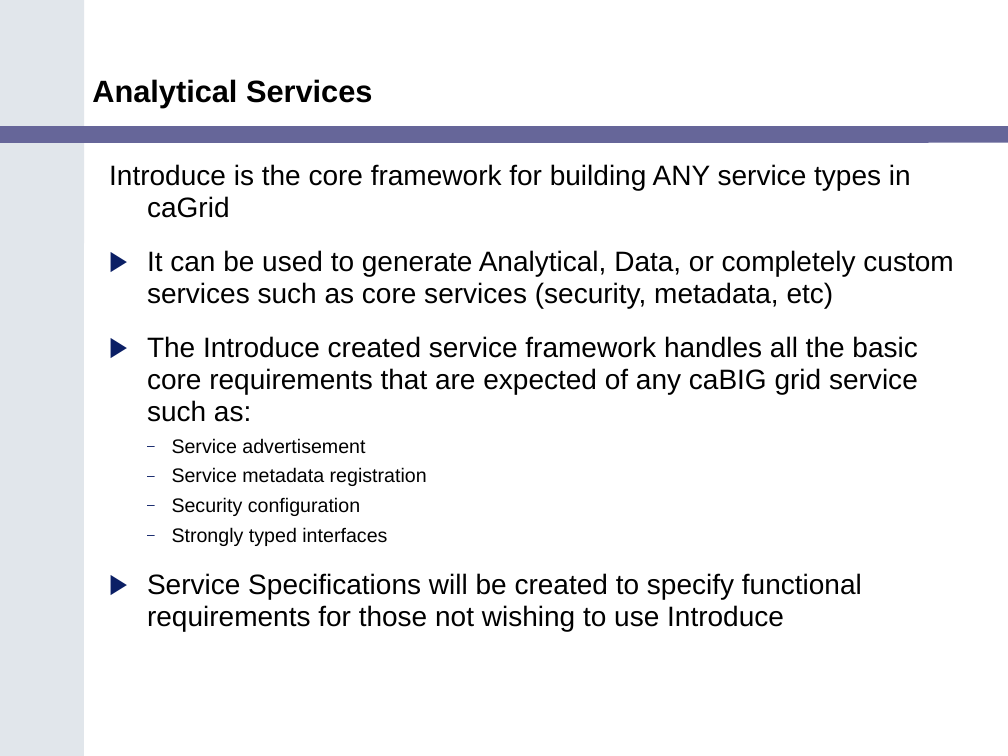
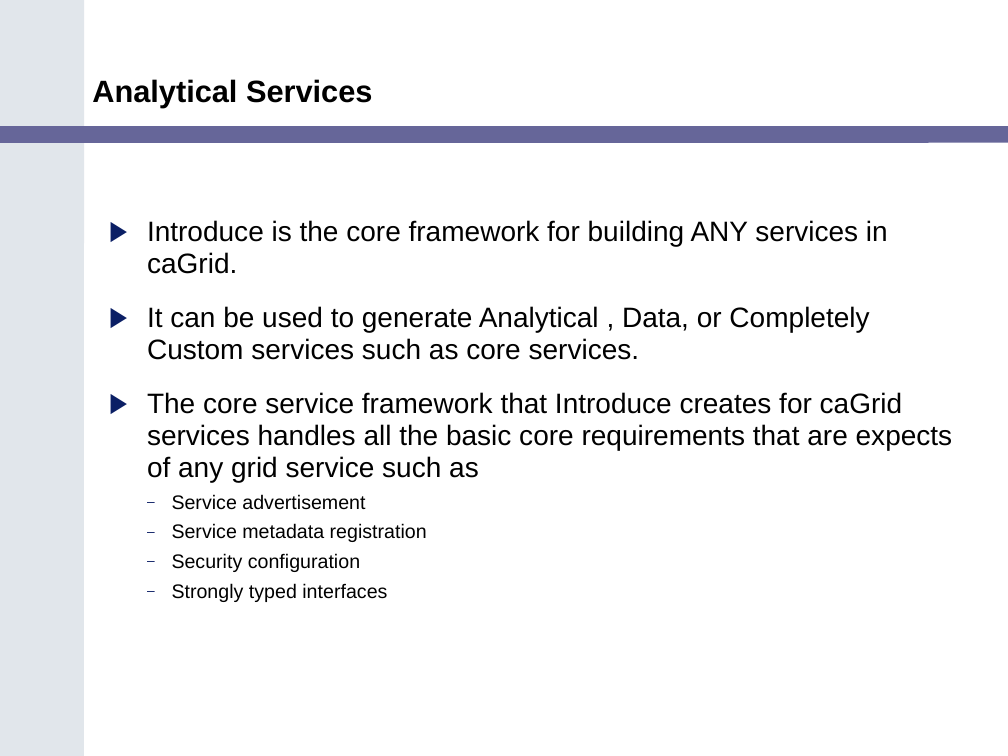
Before and after one commit to NCIP/cagrid-docs, a slide deck: slide 10 of presentations/200602_VCDE_ARCH/caGrid_Update_Arch_VCDE_Feb1.ppt. Drawn at 1008x756 pixels with LibreOffice and Linux fonts; fonts in the diff are those of the drawing; background and template pictures are left out. Boxes give left, top, right and bottom in pixels: in the first picture for what was removed or moved away, otherwise in the second. Text is boxed around its words. In the diff, an @@ line names an element or a change of style, - is before the commit and + after.

```diff
--- a/presentations/200602_VCDE_ARCH/caGrid_Update_Arch_VCDE_Feb1.ppt
+++ b/presentations/200602_VCDE_ARCH/caGrid_Update_Arch_VCDE_Feb1.ppt
@@ text at <box>147,220,953,482</box>: text changed @@
-Introduce is the core framework for building ANY service types in caGrid
-▶ It can be used to generate Analytical, Data, or completely custom services such as core services (security, metadata, etc)
-▶ The Introduce created service framework handles all the basic core requirements that are expected of any caBIG grid service such as:
+▶ Introduce is the core framework for building ANY services in caGrid.
+▶ It can be used to generate Analytical , Data, or Completely Custom services such as core services.
+▶ The core service framework that Introduce creates for caGrid services handles all the basic core requirements that are expects of any grid service such as
@@ text at <box>147,573,862,631</box>: paragraph removed @@
-▶ Service Specifications will be created to specify functional requirements for those not wishing to use Introduce
```
Also in this commit, not shown: 6 other slides changed, 1 slide added, 1 slide removed.
